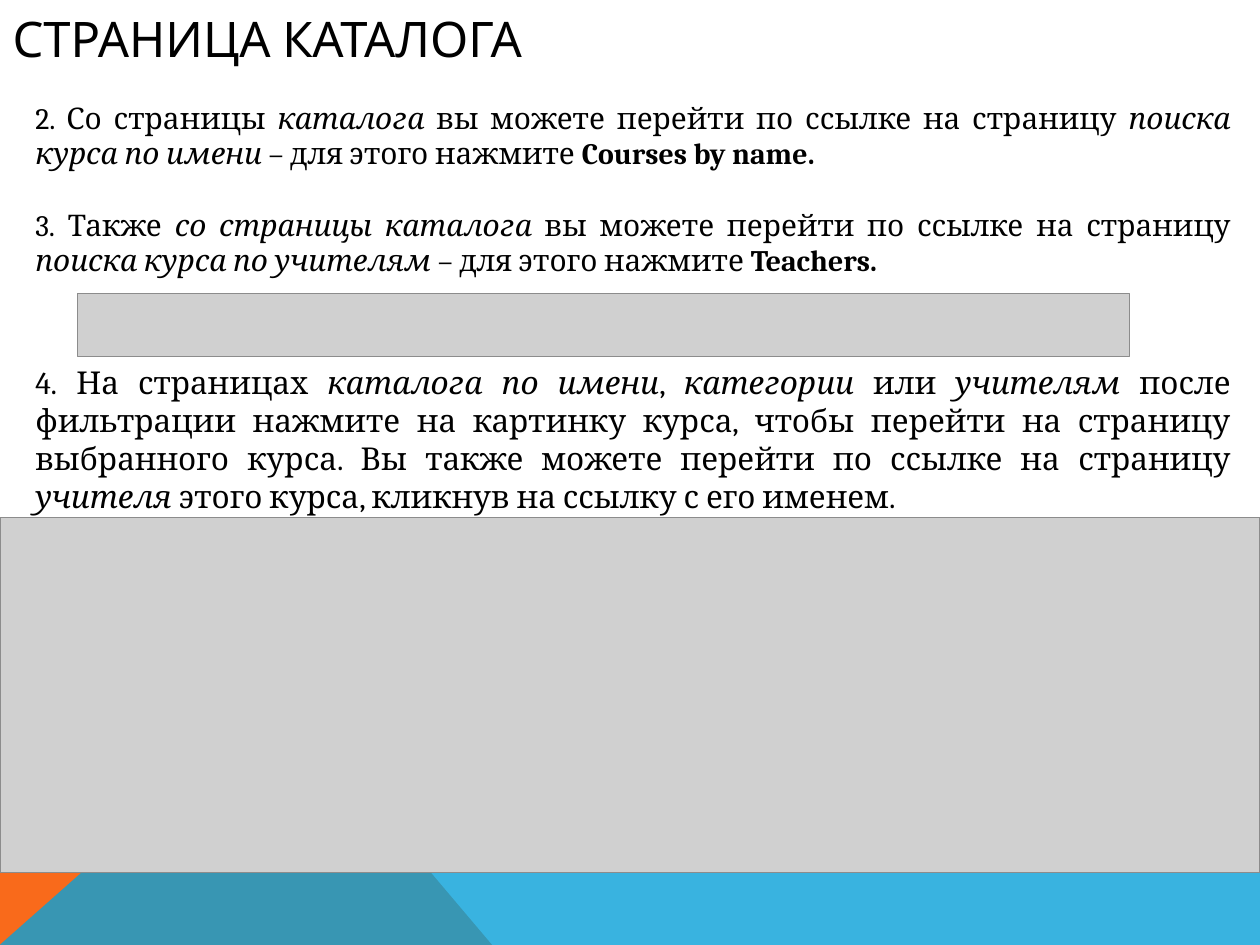
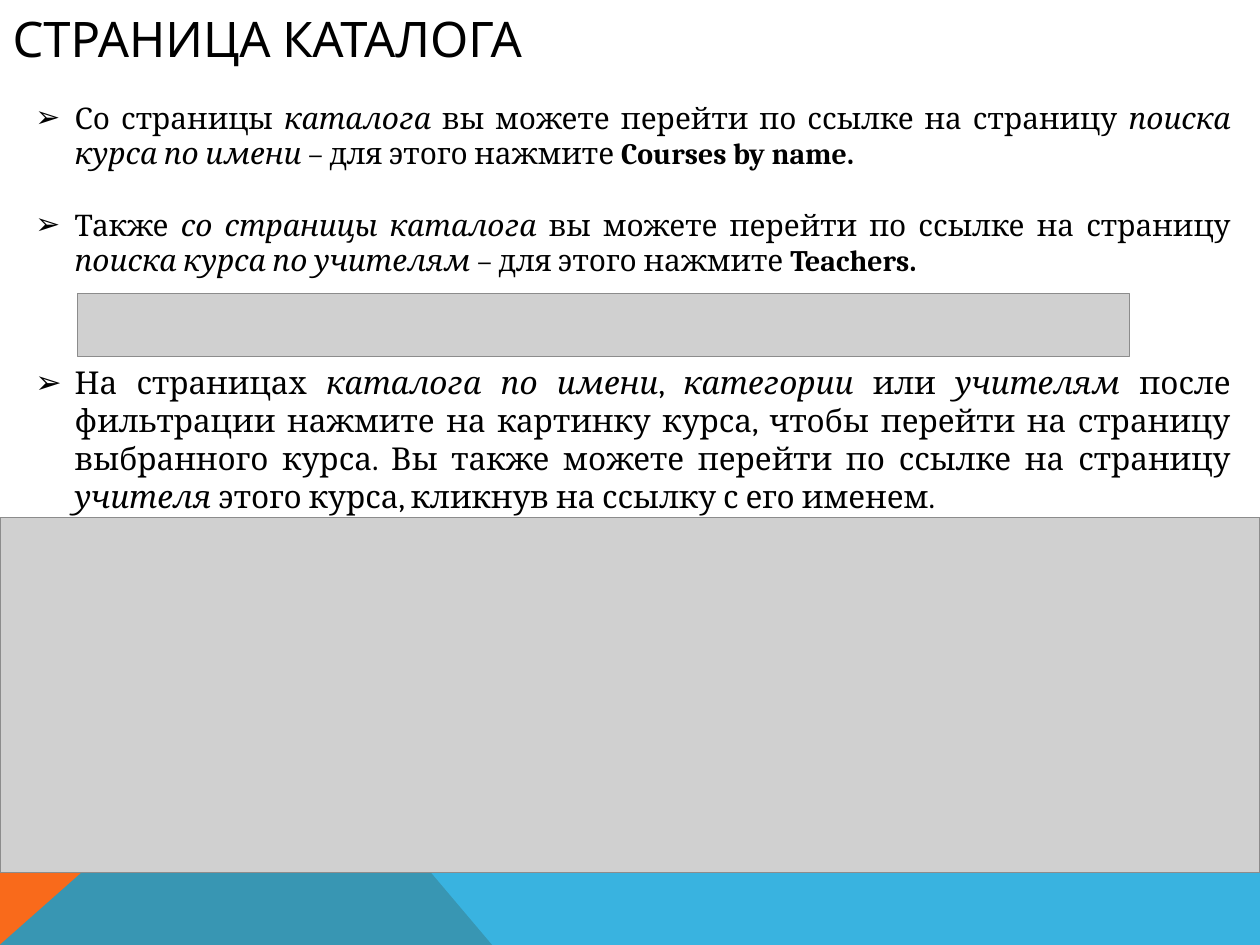
Before and after one commit to dimaatos/LEARNITmvc, a slide deck: slide 10 of Presentation.pptx. Drawn at 1260x945 pixels with LibreOffice and Linux fonts; fonts in the diff are those of the drawing; grey boxes stand for pictures. Boxes give left, top, right and bottom in pixels: in the first picture for what was removed or moved away, otherwise in the second. Text is boxed around its words. In the diff, an @@ line names an element or a change of style, - is before the commit and + after.

```diff
--- a/Presentation.pptx
+++ b/Presentation.pptx
@@ text at <box>75,107,1231,278</box>: text changed @@
-2. Со страницы каталога вы можете перейти по ссылке на страницу поиска курса по имени – для этого нажмите Courses by name.
-3. Также со страницы каталога вы можете перейти по ссылке на страницу поиска курса по учителям – для этого нажмите Teachers.
+➢ Со страницы каталога вы можете перейти по ссылке на страницу поиска курса по имени – для этого нажмите Courses by name.
+➢ Также со страницы каталога вы можете перейти по ссылке на страницу поиска курса по учителям – для этого нажмите Teachers.
@@ text at <box>75,371,1230,516</box>: text changed @@
-4. На страницах каталога по имени, категории или учителям после фильтрации нажмите на картинку курса, чтобы перейти на страницу выбранного курса. Вы также можете перейти по ссылке на страницу учителя этого курса, кликнув на ссылку с его именем.
+➢ На страницах каталога по имени, категории или учителям после фильтрации нажмите на картинку курса, чтобы перейти на страницу выбранного курса. Вы также можете перейти по ссылке на страницу учителя этого курса, кликнув на ссылку с его именем.
```
Also in this commit, not shown: 10 other slides changed, 1 other file.
